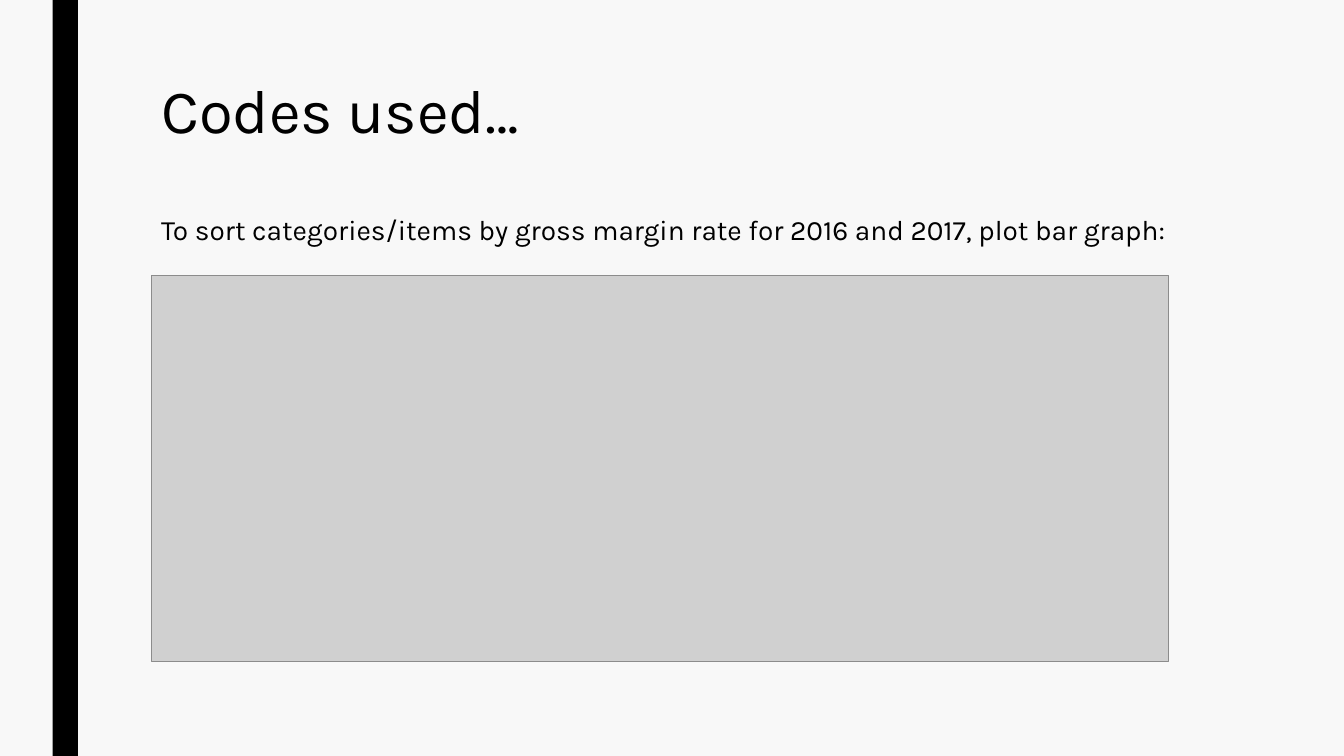
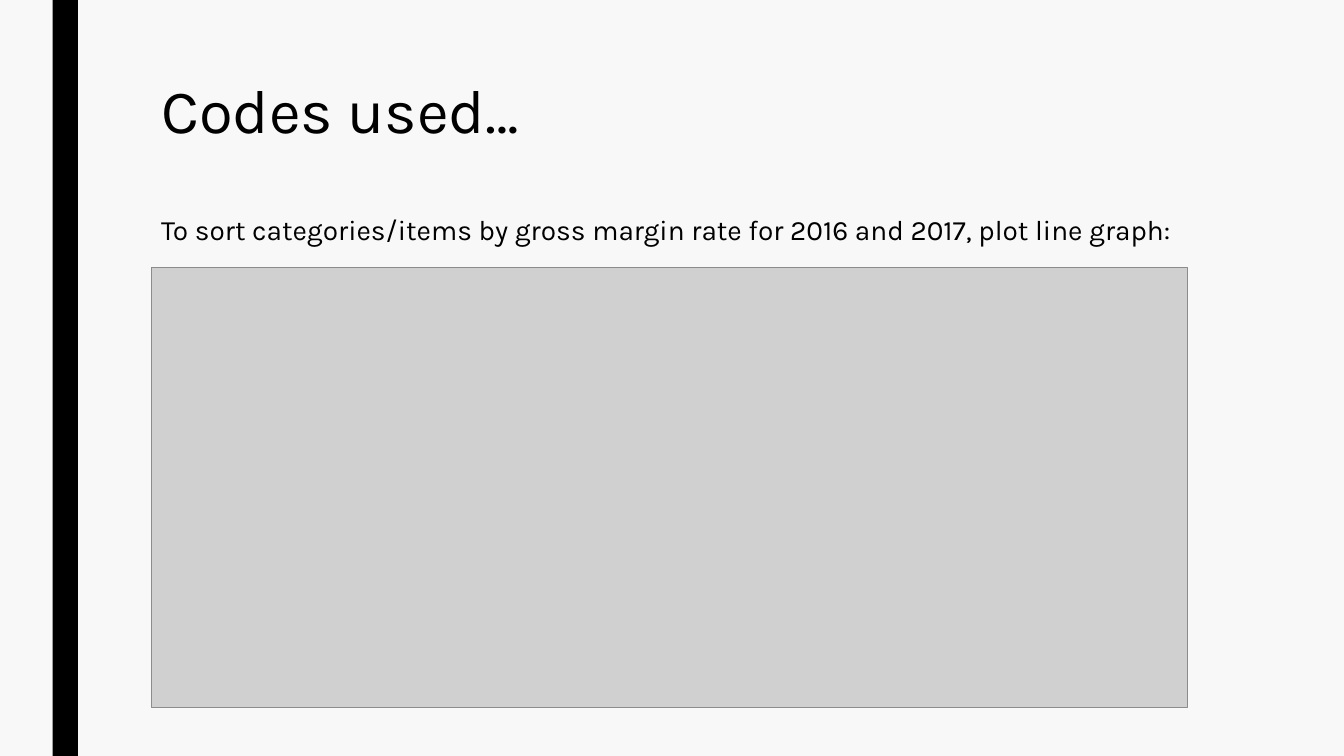
Before and after one commit to elfiehu/Butterfly-Sharp-Shooters, a slide deck: slide 12 of Hurley draft.pptx. Drawn at 1344x756 pixels with LibreOffice and Linux fonts; fonts in the diff are those of the drawing; grey boxes stand for pictures. Boxes give left, top, right and bottom in pixels: in the first picture for what was removed or moved away, otherwise in the second. Text is boxed around its words. In the diff, an @@ line names an element or a change of style, - is before the commit and + after.

```diff
--- a/Hurley draft.pptx
+++ b/Hurley draft.pptx
@@ text at (x1=161, y1=219, x2=1170, y2=247): text changed @@
-To sort categories/items by gross margin rate for 2016 and 2017, plot bar graph:
+To sort categories/items by gross margin rate for 2016 and 2017, plot line graph:
@@ picture resized from (x1=151, y1=275, x2=1169, y2=661) to (x1=151, y1=267, x2=1188, y2=707) @@
```
Also in this commit, not shown: 1 other slide changed.
